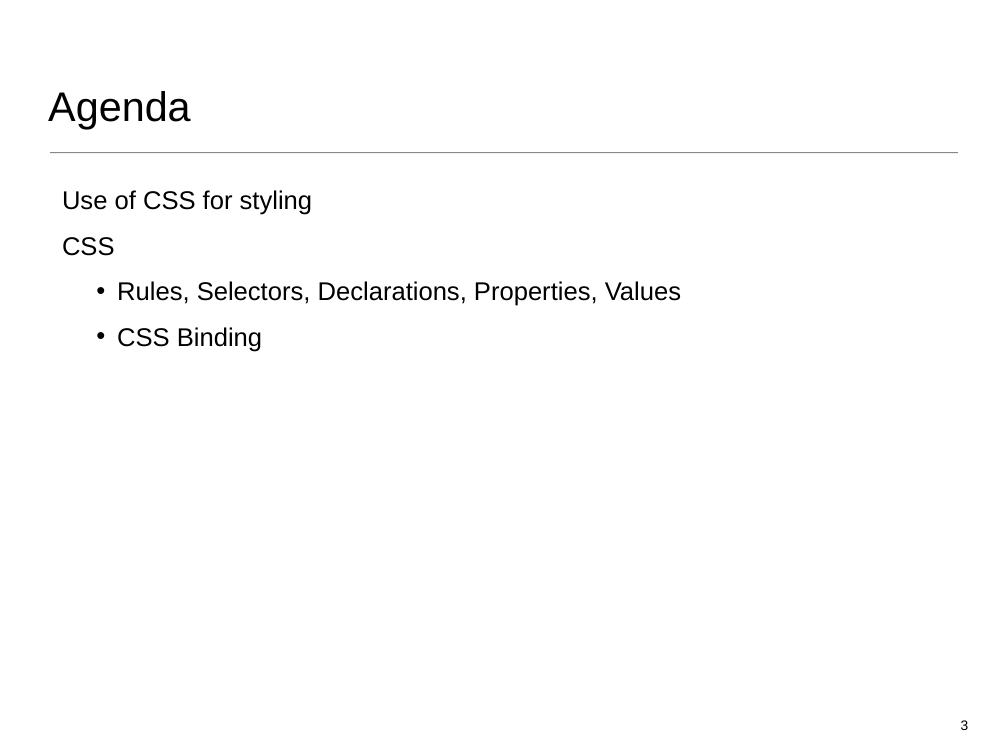
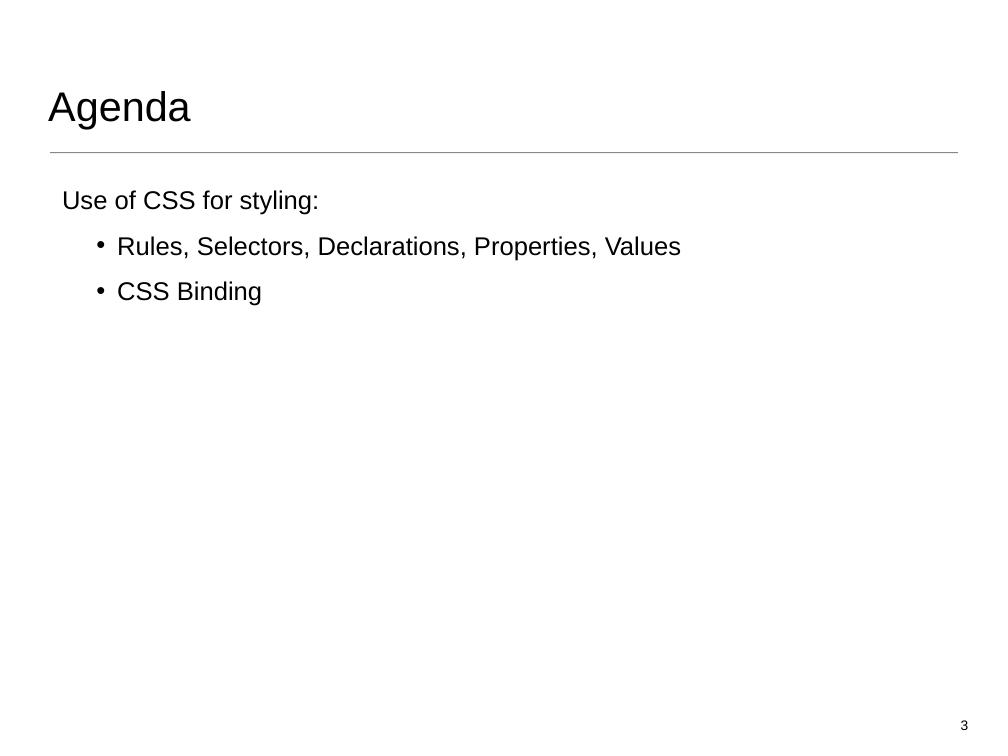
Before and after one commit to wit-web-dev-2015/web-dev-1, a slide deck: slide 3 of topic02/talk-2/css-1.ppt. Drawn at 1008x756 pixels with LibreOffice and Linux fonts; fonts in the diff are those of the drawing. Boxes give left, top, right and bottom in pixels: in the first picture for what was removed or moved away, otherwise in the second. Text is boxed around its words. In the diff, an @@ line names an element or a change of style, - is before the commit and + after.

```diff
--- a/topic02/talk-2/css-1.ppt
+++ b/topic02/talk-2/css-1.ppt
@@ text at bbox=[62, 190, 320, 215]: text changed @@
-Use of CSS for styling
-CSS
+Use of CSS for styling:
```
Also in this commit, not shown: 1 other slide changed, 2 slides removed, 12 other files.
